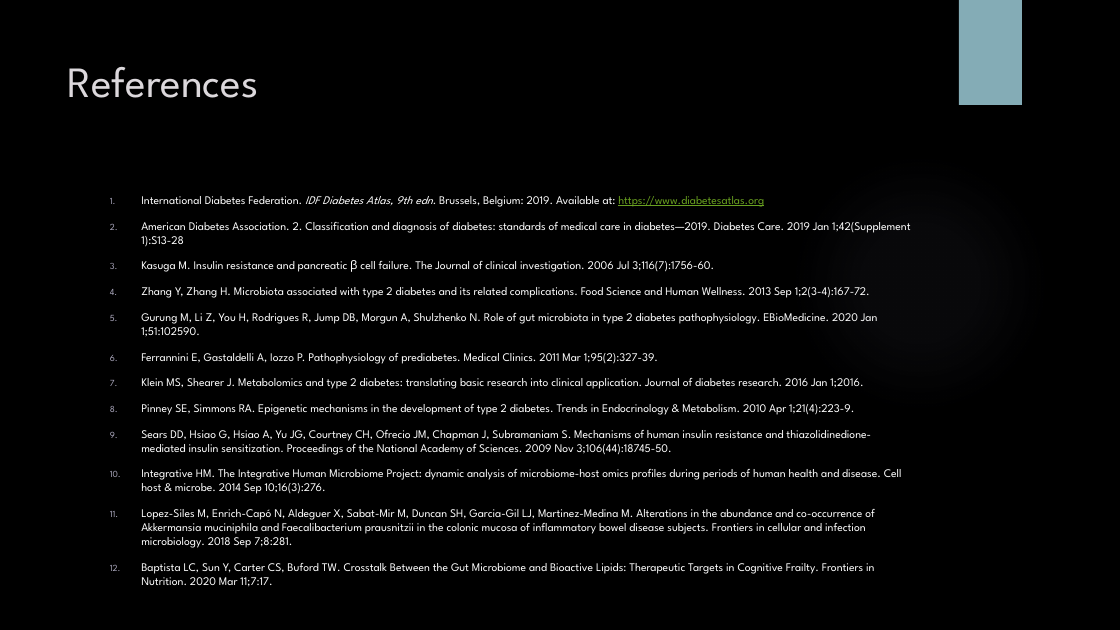
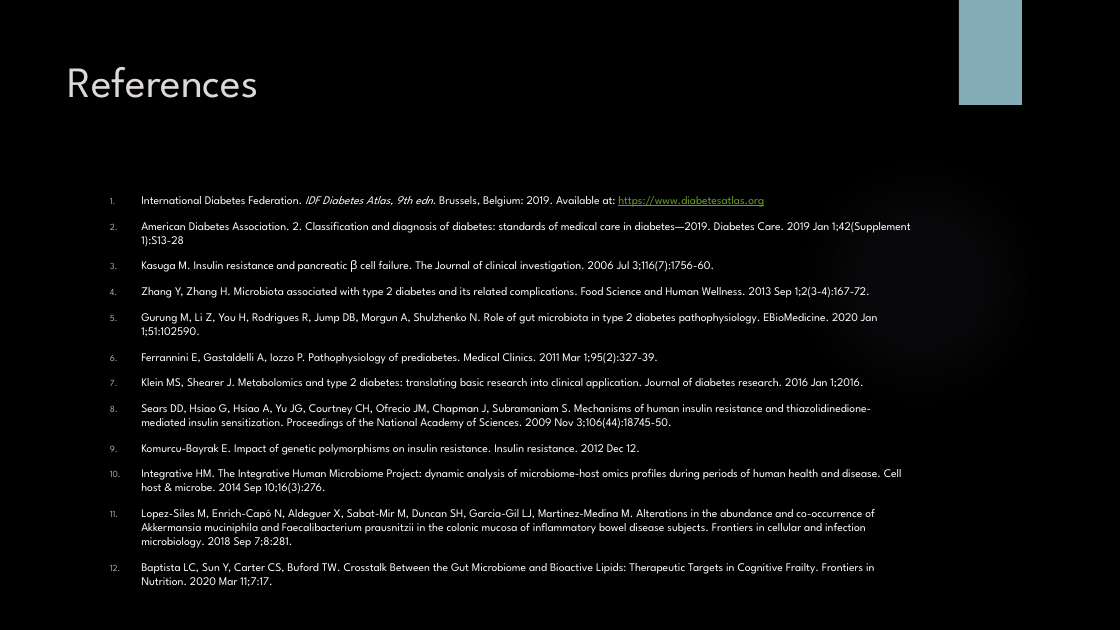
Before and after one commit to sabdeolive/Sabrina_BMS_Bachelor-Internship, a slide deck: slide 23 of Final Presentation.pptx. Drawn at 1120x630 pixels with LibreOffice and Linux fonts; fonts in the diff are those of the drawing; background and template pictures are left out. Boxes give left, top, right and bottom in pixels: in the first picture for what was removed or moved away, otherwise in the second. Text is boxed around its words. In the diff, an @@ line names an element or a change of style, - is before the commit and + after.

```diff
--- a/Final Presentation.pptx
+++ b/Final Presentation.pptx
@@ text at <box>110,404,854,438</box>: paragraph removed @@
-8. Pinney SE, Simmons RA. Epigenetic mechanisms in the development of type 2 diabetes. Trends in Endocrinology & Metabolism. 2010 Apr 1;21(4):223-9.
@@ text at <box>141,444,640,455</box>: paragraph added @@
+9. Komurcu-Bayrak E. Impact of genetic polymorphisms on insulin resistance. Insulin resistance. 2012 Dec 12.
```
Also in this commit, not shown: 2 other slides changed, 1 slide added, 1 slide removed.
